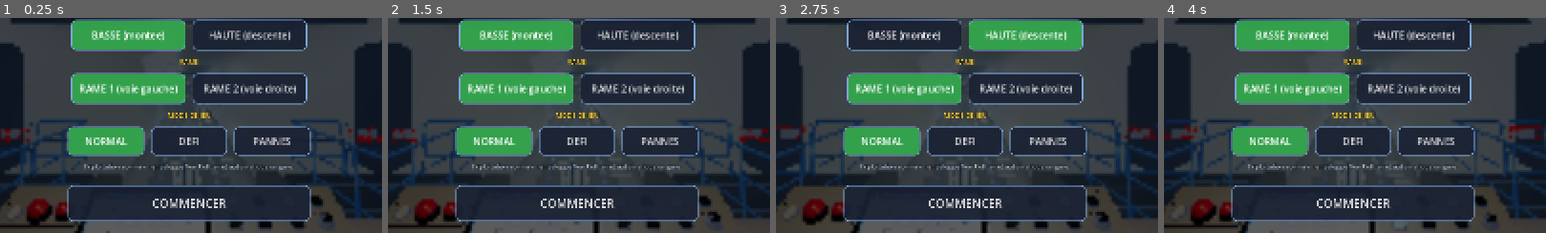
Above: before the commit, frames 1-4 (left to right).
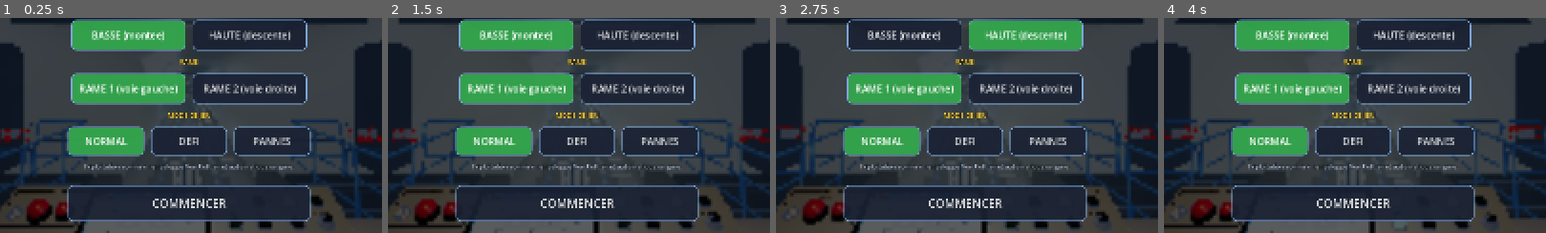
Above: after the commit, the same moments.

Repository: ARP273-ROSE/perce-neige-sim
Game: Godot game, scene res://scenes/main.tscn
The game is run twice, just before and just after one commit, with the same random seed, the same clock (stepped at 60 frames per second) and the same inputs. Sound files missing from this copy of the repository are replaced by a short silence.
Inputs (mouse positions are % of the whole screen's width and height, from its top left):
- Up to frame 1 (0.25 s): no input
- Up to frame 2 (1.5 s): click "NORMAL" at 0.5 s; click "NORMAL" at 1.25 s
- Up to frame 3 (2.75 s): click "BASSE (montee)" at 2 s
- Up to frame 4 (4 s): tap Enter (ready_depart) at 2.75 s; move the mouse to (72, 45) at 2.77 s; hold D 2.78-3.5 s; hold Shift (emergency) 2.78-3.5 s; click (72, 45) at 2.92 s; click "HAUTE (descente)" at 3.5 s
The pictures show only the part of the screen within x 25-75%, y 35-85%; the shares and areas given below are measured in that part.

The runs differ from the first frame. In frame 1, 0.2% of the frame differs, in the area x 2-18%, y 79-93%; in frame 2, 0.2%; in frame 3, 0.2%; in frame 4, 0.2%.

Commit message:
v1.16.4 : pupitre (cadres coupés aux titres, boîte ARRÊTS), escalier au bout de la terrasse du haut
Cadres du pupitre : le trait du haut s'interrompt au titre. Plaque de
gauche : cadre ARRÊTS, URGENCE (gros) au milieu, ÉLECTRIQUE (petit) à
droite, emplacement vide à gauche. Escalier de 16 marches du bout sud-
ouest de la terrasse amont jusqu'à la neige, garde-corps ouvert, neige
mise à niveau au pied.

Diff:
--- a/godot_project/bench_skieur_3d.gd
+++ b/godot_project/bench_skieur_3d.gd
@@ -6,7 +6,8 @@
 ## 2. Par la porte de la cloison, le palier et le quai en escalier, il monte
 ##    dans la voiture ; la rame part : il est emporté, toujours dedans.
 ## 3. En haut (rame posée à quai) : de la voiture au quai, au palier, à la
-##    baie automatique du mur de tête, jusque sur la terrasse.
+##    baie automatique du mur de tête, jusque sur la terrasse ; puis
+##    l'escalier du bout de la terrasse, jusqu'à la neige.
 ## 4. Par la porte de la piste Génépy (bas du quai gauche) : le couloir, la
 ##    porte automatique, la neige remontée au seuil.
 ## 5. AUTO : la rame attend le skieur resté sur le quai ou dans l'embrasure
@@ -191,6 +192,23 @@
 				_verif("en haut : quai, palier, baie automatique, terrasse",
 					sk.chemin.is_empty() and _ouv_max > 0.9 and rel.dot(ga2._d) > 1.0 and absf(rel.y) < 0.4,
 					"%.0f s, baie %.2f, %.1f m sur la terrasse" % [_t_phase, _ouv_max, rel.dot(ga2._d)])
+				# escalier du bout de la terrasse, jusqu'à la neige
+				var ep: Array = ga2.escalier_points()
+				sk.global_position = ep[0]
+				sk.velocity = Vector3.ZERO
+				sk.chemin = [ep[1]]
+				_phase = 51
+				_t_phase = 0.0
+		51:
+			if sk.chemin.is_empty() or _t_phase > 30.0:
+				var ga3: GareAmont = _main.station_halls.gare_amont
+				var bas: float = ga3._o.y - GareAmont.ESC_HAUT
+				var sol: float = relief.hauteur(sk.global_position.x, sk.global_position.z)
+				_verif("terrasse : l'escalier du bout descend jusqu'à la neige",
+					sk.chemin.is_empty() and sk.is_on_floor() and absf(sk.global_position.y - bas) < 0.25
+						and absf(sk.global_position.y - sol) < 0.25 and sk.dehors(relief),
+					"%.0f s, %.2f m sous la terrasse, %.2f m au-dessus de la neige" % [_t_phase,
+						ga3._o.y - sk.global_position.y, sk.global_position.y - sol])
 				var r2: Array = _poser_dans_voiture(sk, 5)
 				var v5: Node3D = r2[0]
 				var sc: float = (StationsBuilder.PORTE_GENEPY.x + StationsBuilder.PORTE_GENEPY.y) * 0.5
--- a/godot_project/scripts/gare_amont.gd
+++ b/godot_project/scripts/gare_amont.gd
@@ -40,6 +40,17 @@
 const TERRASSE: Array = [Vector2(-7.7, 0.8), Vector2(-4.4, 5.1), Vector2(0.8, 44.2),
 	Vector2(23.0, 54.5), Vector2(27.1, 50.6), Vector2(14.3, 44.8), Vector2(13.4, 34.4),
 	Vector2(21.9, 28.6), Vector2(20.0, 8.8), Vector2(10.8, 4.8), Vector2(9.8, 0.7)]
+## Escalier du bout de la terrasse (ARP273-ROSE, 07/10/2026 : « au bout de la
+## terrasse au sud en haut, faut un escalier pour rejoindre le sol ») : sur
+## le petit côté de la pointe sud-ouest (sommets 3 → 4 de TERRASSE), là où
+## la neige est la plus proche du plancher (2,85 m dessous sur le relief IGN,
+## 4 à 11 m le long du grand côté sud). Largeur, marches, giron : valeurs du
+## simulateur.
+const ESC_COTE: int = 3                 # côté TERRASSE[3] → TERRASSE[4]
+const ESC_LARG: float = 1.4
+const ESC_HAUT: float = 2.85
+const ESC_MARCHES: int = 16             # contremarches de 17,8 cm
+const ESC_GIRON: float = 0.29
 const TPH: Array = [Vector2(60.3, 102.0), Vector2(48.2, 106.5), Vector2(44.5, 87.8),
 	Vector2(56.0, 83.5)]
 const H_TPH_SOL: float = -5.4         # 3025,3 m (+ 0,6 m de recalage)
@@ -660,24 +671,23 @@
 				_boite("galva", x, d, -6.3, 0.22, 0.22, 12.0)
 			d += 5.0
 		x += 5.0
-	# garde-corps noir (sauf le long de la façade et du restaurant)
+	# garde-corps noir (sauf le long de la façade et du restaurant), ouvert
+	# en haut de l'escalier
 	for i in range(poly.size()):
 		var a: Vector2 = poly[i]
 		var b: Vector2 = poly[(i + 1) % poly.size()]
 		if a.y < 1.5 and b.y < 1.5:
 			continue                     # le long de la façade de tête
-		if a.x > 9.5 and b.x > 9.5:
+		if a.x > 9.5 and b.x > 9.5 and i != ESC_COTE:
 			continue                     # le long du restaurant
-		var l: float = a.distance_to(b)
-		var n_p: int = maxi(1, int(l / 2.0))
-		for k in range(n_p + 1):
-			var q: Vector2 = a.lerp(b, float(k) / n_p)
-			_boite("noir", q.x, q.y, 0.55, 0.06, 0.06, 1.1)
-		var mid: Vector2 = (a + b) * 0.5
-		var rot: float = atan2((b - a).y, (b - a).x)
-		_boite("noir", mid.x, mid.y, 1.08, l, 0.06, 0.06, rot)
-		_boite("noir", mid.x, mid.y, 0.12, l, 0.05, 0.05, rot)
-		_boite("galva", mid.x, mid.y, 0.6, l, 0.015, 0.9, rot)
+		if i == ESC_COTE:
+			var e: Array = _escalier_repere()
+			var demi: Vector2 = (e[1] as Vector2) * (ESC_LARG * 0.5 + 0.05)
+			_garde_corps(a, (e[0] as Vector2) - demi)
+			_garde_corps((e[0] as Vector2) + demi, b)
+		else:
+			_garde_corps(a, b)
+	_escalier()
 	# tables et bancs, transats, porte-skis, parasols
 	_assiette_frites(TABLE_SKIEUR + Vector2(0.0, 0.55))
 	for t in [Vector2(4.0, 12.0), Vector2(4.0, 18.0), Vector2(9.0, 15.0), Vector2(6.0, 26.0),
@@ -693,6 +703,83 @@
 		_boite("galva", -2.6, d + 0.6, 0.6, 0.6, 0.05, 0.5, 0.25)
 	for k in range(3):
 		_boite("blanc", 7.0, 2.5 + k * 2.2, 0.75, 0.10, 1.8, 1.5)
+
+
+func _garde_corps(a: Vector2, b: Vector2) -> void:
+	var l: float = a.distance_to(b)
+	var n_p: int = maxi(1, int(l / 2.0))
+	for k in range(n_p + 1):
+		var q: Vector2 = a.lerp(b, float(k) / n_p)
+		_boite("noir", q.x, q.y, 0.55, 0.06, 0.06, 1.1)
+	var mid: Vector2 = (a + b) * 0.5
+	var rot: float = atan2((b - a).y, (b - a).x)
+	_boite("noir", mid.x, mid.y, 1.08, l, 0.06, 0.06, rot)
+	_boite("noir", mid.x, mid.y, 0.12, l, 0.05, 0.05, rot)
+	_boite("galva", mid.x, mid.y, 0.6, l, 0.015, 0.9, rot)
+
+
+## Repère de l'escalier (local 2D) : [milieu du côté, le long du côté,
+## vers l'extérieur (où il descend)].
+func _escalier_repere() -> Array:
+	var a: Vector2 = TERRASSE[ESC_COTE]
+	var b: Vector2 = TERRASSE[(ESC_COTE + 1) % TERRASSE.size()]
+	var t: Vector2 = (b - a).normalized()
+	return [(a + b) * 0.5, t, Vector2(-t.y, t.x)]
+
+
+## Longueur au sol de la volée (du bord de la terrasse au pied).
+func escalier_course() -> float:
+	return (ESC_MARCHES - 1) * ESC_GIRON
+
+
+## Haut et pied de l'escalier de la terrasse (monde), pour le banc.
+func escalier_points() -> Array:
+	var e: Array = _escalier_repere()
+	var m: Vector2 = e[0]
+	var n: Vector2 = e[2]
+	return [_p2(m - n * 1.5, 0.05), _p2(m + n * (escalier_course() + 1.5), -ESC_HAUT + 0.05)]
+
+
+func _escalier() -> void:
+	var e: Array = _escalier_repere()
+	var m: Vector2 = e[0]
+	var t: Vector2 = e[1]
+	var n: Vector2 = e[2]
+	var rot: float = atan2(t.y, t.x)
+	var h: float = ESC_HAUT / ESC_MARCHES
+	# marches de caillebotis : la k-ième à k contremarches sous le plancher
+	for k in range(1, ESC_MARCHES):
+		var c: Vector2 = m + n * ((k - 0.5) * ESC_GIRON)
+		_boite("caillebotis", c.x, c.y, -k * h - 0.025, ESC_LARG, ESC_GIRON + 0.01, 0.05, rot)
+	var course: float = escalier_course()
+	for cote in [-1.0, 1.0]:
+		var lat: Vector2 = t * cote * (ESC_LARG * 0.5 + 0.03)
+		# limon galvanisé, du bord de la terrasse à la neige
+		_barre("galva", _p2(m + lat - n * 0.05, -0.17), _p2(m + lat + n * (course + 0.10), -ESC_HAUT + 0.10), 0.03, 0.30)
+		# main courante noire à 0,95 m au-dessus des nez de marche, poteaux
+		var lat_r: Vector2 = t * cote * (ESC_LARG * 0.5 + 0.06)
+		_barre("noir", _p2(m + lat_r, 0.95), _p2(m + lat_r + n * course, -ESC_HAUT + 0.95), 0.05, 0.05)
+		for k in [1, 6, 11, ESC_MARCHES - 1]:
+			var q: Vector2 = m + lat_r + n * ((k - 0.5) * ESC_GIRON)
+			var y_k: float = -k * h
+			_boite("noir", q.x, q.y, y_k + 0.47, 0.05, 0.05, 0.95)
+
+
+## Barre droite de section larg × haut entre deux points du monde (limons,
+## mains courantes inclinés) ; « haut » dans le plan vertical de la barre.
+func _barre(m: String, p0: Vector3, p1: Vector3, larg: float, haut: float) -> void:
+	var u: Vector3 = (p1 - p0).normalized()
+	var v: Vector3 = u.cross(Vector3.UP).normalized() * larg * 0.5
+	var w: Vector3 = v.cross(u).normalized() * haut * 0.5
+	var k: Array = []
+	for p in [p0, p1]:
+		for sv in [-1, 1]:
+			for sw in [-1, 1]:
+				k.append(p + v * sv + w * sw)
+	# k[i] : i = 4 bout + 2 sv' + sw'
+	var faces: Array = [[0, 1, 3, 2], [4, 6, 7, 5], [0, 4, 5, 1], [2, 3, 7, 6], [0, 2, 6, 4], [1, 5, 7, 3]]
+	for f in faces:
+		_quad(m, k[f[0]], k[f[1]], k[f[2]], k[f[3]])
 
 
 func _parasol(x: float, d: float) -> void:
@@ -838,6 +925,16 @@
 	return [p, atan2(-vers.x, -vers.z)]
 
 
+func _pied_escalier() -> Array:
+	var e: Array = _escalier_repere()
+	var m: Vector2 = e[0]
+	var t: Vector2 = e[1] * (ESC_LARG * 0.5 + 0.5)
+	var n: Vector2 = e[2]
+	var c0: Vector2 = m + n * (escalier_course() - 0.2)
+	var c1: Vector2 = m + n * (escalier_course() + 2.2)
+	return [c0 - t, c0 + t, c1 + t, c1 - t]
+
+
 func amenagement_relief() -> Dictionary:
 	var monde := func(pts: Array) -> PackedVector2Array:
 		var out: PackedVector2Array = PackedVector2Array()
@@ -862,6 +959,9 @@
 		"trous": [monde.call(hall), monde.call(ANNEXES), monde.call(TPH),
 			monde.call(rect.call(RESTO_A)), monde.call(rect.call(RESTO_B))],
 		"rabots": [[monde.call(TERRASSE), _o.y - 0.4, 3.0]],
+		# pied de l'escalier du bout de la terrasse : neige à la dernière
+		# contremarche
+		"plats": [[monde.call(_pied_escalier()), _o.y - ESC_HAUT, 2.0]],
 		# neige au niveau du seuil de la porte Génépy (ARP273-ROSE : « tu me montes
 		# le terrain jusque-là »)
 		"remblais": [[monde.call(rect.call(Rect2(-DEMI_HALL - 9.0, _pg_d.x - 4.0, 8.8, _pg_d.y - _pg_d.x + 8.0))),
--- a/godot_project/scripts/pupitre_conduite.gd
+++ b/godot_project/scripts/pupitre_conduite.gd
@@ -45,6 +45,7 @@
 const X_ECRAN: float = -0.10           # centre du cadre de l'écran
 const X_PLAQUE: float = 0.21           # centre de la plaque à boutons
 const X_GAUCHE: float = -0.35          # centre de la plaque de gauche (coups-de-poing rouges)
+const PIXEL_ETIQUETTE: float = 0.00048  # plus gros qu'en vrai : lisible depuis le siège
 const L_GAUCHE: float = 0.20
 const L_CADRE: float = 0.30
 const L_PLAQUE: float = 0.31
@@ -247,20 +248,25 @@
 
 
 ## Plaque de gauche (photo 095119, ajout demandé par ARP273-ROSE le 06/10/2026 :
-## « à gauche de l'écran il y a les boutons rouges ») : dans un cadre, un
-## poussoir clair puis deux coups-de-poing rouges — URGENCE (le gros, à
-## gauche) et ARRÊT ÉLEC (le petit, à droite) ; dessous à gauche, une clé à
-## étiquette rouge. Libellés illisibles sur la photo : sans texte.
+## « à gauche de l'écran il y a les boutons rouges ») : cadre « ARRÊTS »,
+## deux coups-de-poing rouges — URGENCE (le gros, au milieu) et ÉLECTRIQUE
+## (le petit, à droite) — et, à gauche d'URGENCE, l'emplacement d'un bouton
+## qui n'est pas monté (obturateur gris) ; dessous à gauche, une clé à
+## étiquette rouge. Libellés : ARP273-ROSE, 07/10/2026.
 func _construire_gauche(chrome: StandardMaterial3D, noir: StandardMaterial3D,
 		filet: StandardMaterial3D) -> void:
 	var z_g: float = -0.030
 	var xs: Array = [X_GAUCHE - 0.060, X_GAUCHE + 0.0, X_GAUCHE + 0.058]
-	_cadre(filet, xs[0] - 0.030, xs[2] + 0.034, z_g - 0.034, z_g + 0.032, "")
-	var clair: StandardMaterial3D = _mat(Color(0.80, 0.80, 0.76), 0.5, 0.0)
-	_sur_face(_cylindre(chrome, 0.0175, 0.008), Vector2(xs[0], z_g), 0.004)
-	_commande("clair", Vector2(xs[0], z_g), _sur_face(_cylindre(clair, 0.0140, 0.009), Vector2(xs[0], z_g), 0.006))
+	# libellés haut placés : les champignons les cacheraient depuis le siège
+	_cadre(filet, xs[0] - 0.030, xs[2] + 0.034, z_g - 0.064, z_g + 0.032, "ARRÊTS")
+	_etiquette("URGENCE", Vector2(xs[1], z_g - 0.047), 14, Color(0.06, 0.06, 0.07))
+	_etiquette("ÉLECTRIQUE", Vector2(xs[2] + 0.004, z_g - 0.047), 13, Color(0.06, 0.06, 0.07))
+	# emplacement vide : bague et obturateur à fleur, pas un bouton
+	var gris: StandardMaterial3D = _mat(Color(0.80, 0.80, 0.76), 0.95, 0.0)
+	_sur_face(_cylindre(chrome, 0.0175, 0.006), Vector2(xs[0], z_g), 0.003)
+	_sur_face(_cylindre(gris, 0.0140, 0.004), Vector2(xs[0], z_g), 0.004)
 	var rouge: StandardMaterial3D = _mat(Color(0.78, 0.07, 0.05), 0.4, 0.0)
-	# à gauche le plus gros = URGENCE, à droite le plus petit = ARRÊT ÉLEC
+	# au milieu le plus gros = URGENCE, à droite le plus petit = ÉLECTRIQUE
 	# (ARP273-ROSE, 07/10/2026) ; verrouillés enfoncés tant que l'arrêt dure
 	for k in range(2):
 		var p: Vector2 = Vector2(xs[1 + k], z_g)
@@ -302,7 +308,7 @@
 ## Commande sous le point d'écran `pos` vu par `cam` : "ouverture_0",
 ## "fermeture_1", "montee", "vite_moins", "vite_plus" (moitié gauche
 ## ou droite du sélecteur), "marche", "klaxon", "cabine",
-## "compartiment", "secours", "clair", "rouge_1", "rouge_2", "cle_gauche",
+## "compartiment", "secours", "rouge_1", "rouge_2", "cle_gauche",
 ## "ecran" ; "" si rien.
 func commande_sous(cam: Camera3D, pos: Vector2) -> String:
 	if _face == null or cam == null:
@@ -567,18 +573,24 @@
 	return _sur_face(cle, p, 0.026)
 
 
-## Cadre de groupe gravé, libellé au milieu du côté haut.
+## Cadre de groupe gravé, libellé au milieu du côté haut : le trait s'y
+## interrompt (ARP273-ROSE, 07/10/2026 : « le trait du cerclage s'interrompt pour
+## le titre du box »).
 func _cadre(filet: StandardMaterial3D, xa: float, xb: float, za: float, zb: float, titre: String) -> void:
 	var e: float = 0.0012
-	for z in [za, zb]:
-		_boite(filet, Vector3(xb - xa, 0.0008, e), Vector3((xa + xb) * 0.5, 0.0034, z), _face)
+	var cx: float = (xa + xb) * 0.5
+	var demi: float = 0.0
+	if titre != "":
+		var police: Font = ThemeDB.fallback_font
+		demi = police.get_string_size(titre, HORIZONTAL_ALIGNMENT_LEFT, -1, 18).x \
+			* PIXEL_ETIQUETTE * 0.5 + 0.004
+	for seg in [[xa, cx - demi], [cx + demi, xb]]:
+		_boite(filet, Vector3(seg[1] - seg[0], 0.0008, e), Vector3((seg[0] + seg[1]) * 0.5, 0.0034, za), _face)
+	_boite(filet, Vector3(xb - xa, 0.0008, e), Vector3(cx, 0.0034, zb), _face)
 	for x in [xa, xb]:
 		_boite(filet, Vector3(e, 0.0008, zb - za), Vector3(x, 0.0034, (za + zb) * 0.5), _face)
-	if titre == "":
-		return
-	var lab: Label3D = _etiquette(titre, Vector2((xa + xb) * 0.5, za), 18, Color(0.05, 0.05, 0.06))
-	lab.outline_size = 14
-	lab.outline_modulate = Color(0.62, 0.62, 0.59)
+	if titre != "":
+		_etiquette(titre, Vector2(cx, za), 18, Color(0.05, 0.05, 0.06))
 
 
 ## Libellé gravé, à plat sur la face, lisible depuis le siège.
@@ -586,7 +598,7 @@
 	var l: Label3D = Label3D.new()
 	l.text = t
 	l.font_size = taille
-	l.pixel_size = 0.00048   # plus gros qu'en vrai : lisible depuis le siège
+	l.pixel_size = PIXEL_ETIQUETTE
 	l.modulate = c
 	l.outline_size = 0
 	l.shaded = false
--- a/godot_project/shot_skieur.gd
+++ b/godot_project/shot_skieur.gd
@@ -60,8 +60,14 @@
 		_vue("fosse_quai", pfq, _yaw_vers(pfq, tun.transform_at(2.0).origin), -0.45, 3.0)
 		var pfd: Vector3 = x14.origin + x14.basis.y * -3.5
 		_vue("fosse_dedans", pfd, _yaw_vers(pfd, tun.transform_at(2.0).origin + tun.transform_at(2.0).basis.x * 1.4), 0.05, 2.5)
+		# escalier du bout de la terrasse : vu d'en bas, sur la neige
+		var ep: Array = (_main.station_halls.gare_amont as GareAmont).escalier_points()
+		var pe: Vector3 = (ep[1] as Vector3) + ((ep[1] as Vector3) - (ep[0] as Vector3)).normalized() * 3.0
+		_vue("escalier_terrasse", pe, _yaw_vers(pe, ep[0]), 0.10, 4.5)
+		if "--escalier" in OS.get_cmdline_user_args():
+			_vues = _vues.slice(_vues.size() - 1)
 		if "--fosse" in OS.get_cmdline_user_args():
-			_vues = _vues.slice(_vues.size() - 2)
+			_vues = _vues.slice(_vues.size() - 3, _vues.size() - 1)
 			_main.physics.s = 1500.0
 			_main.physics.s_prev_step = 1500.0
 		return
Not shown, changed: CHANGELOG.md
Not shown, changed: SKIEUR.md
Not shown, changed: SOURCES.md
Not shown, changed: VERSION
